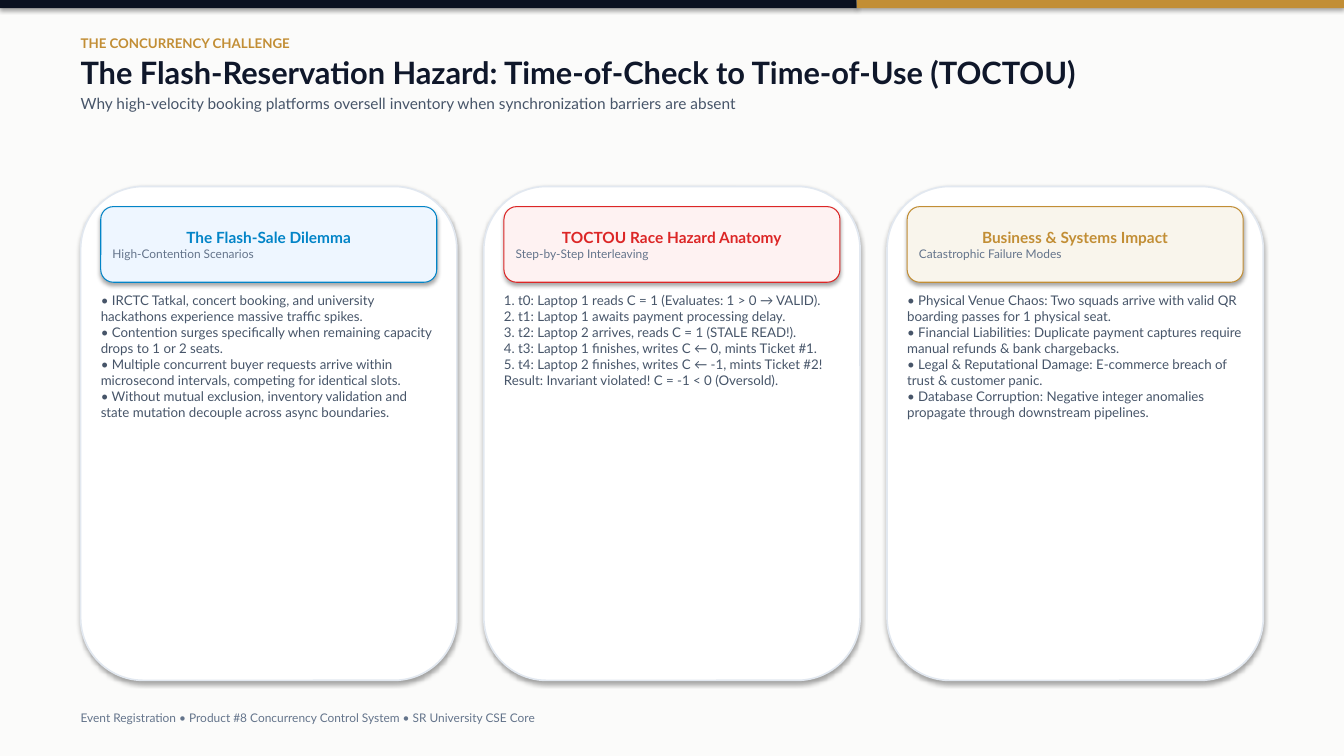
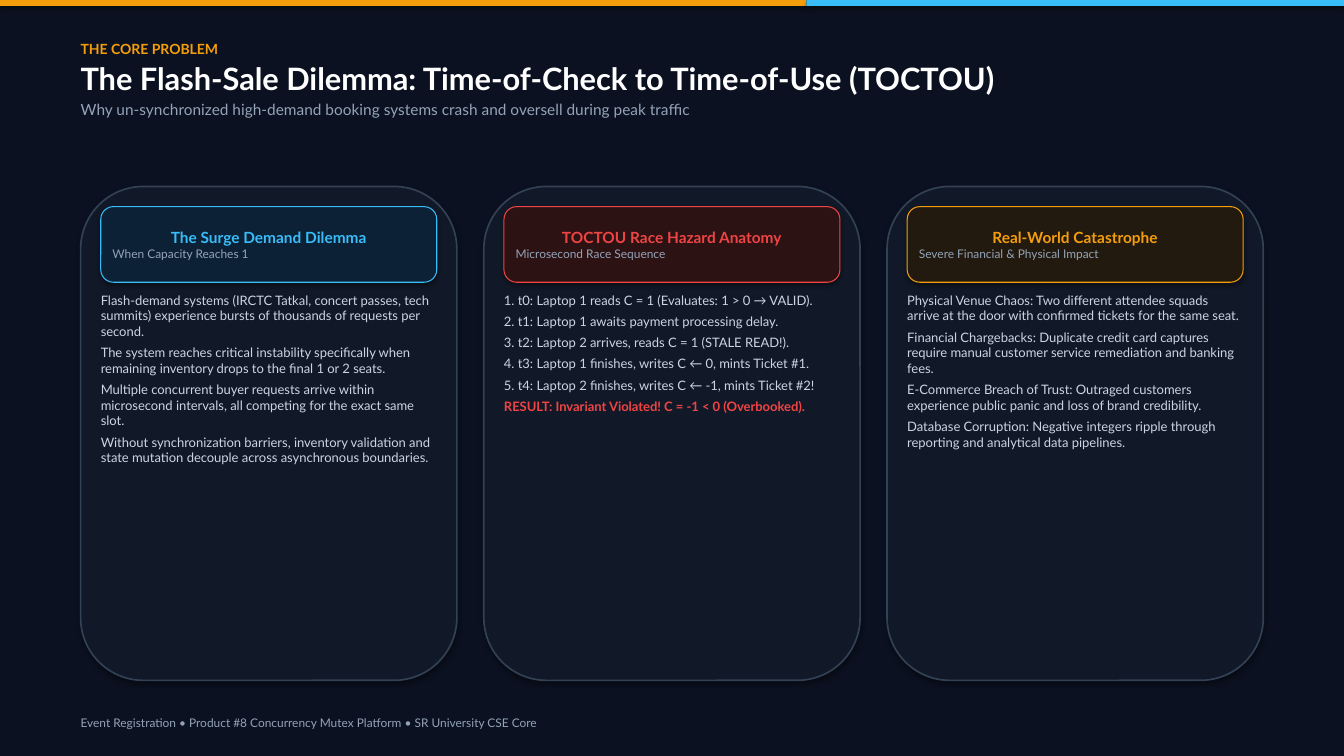
Before and after one commit to ShivaGanesh1080-ops/synnexa-os-concurrency, a slide deck: slide 2 of Event_Registration_OS_Product8_Presentation.pptx. Drawn at 1344x756 pixels with LibreOffice and Linux fonts; fonts in the diff are those of the drawing. Boxes give left, top, right and bottom in pixels: in the first picture for what was removed or moved away, otherwise in the second. Text is boxed around its words. In the diff, an @@ line names an element or a change of style, - is before the commit and + after.

Commit message:
feat(ppt): regenerate 10-slide obsidian luxury presentation deck matching web design system

```diff
--- a/Event_Registration_OS_Product8_Presentation.pptx
+++ b/Event_Registration_OS_Product8_Presentation.pptx
@@ rectangle at <box>0,0,1344,756</box>: fill #FBFBFA to #0B1120 @@
@@ rectangle: place and size @@
-rectangle at <box>0,0,857,8</box>
+rectangle at <box>0,0,807,6</box>
@@ rectangle at <box>0,0,807,6</box>: fill #0B1120 to #F59E0B @@
@@ rectangle: place and size @@
-rectangle at <box>857,0,1344,8</box>
+rectangle at <box>807,0,1344,6</box>
@@ rectangle at <box>807,0,1344,6</box>: fill #C28E35 to #38BDF8 @@
@@ text at <box>81,43,994,118</box>: text changed; text colour #475569 to #94A3B8 @@
-THE CONCURRENCY CHALLENGE
-The Flash-Reservation Hazard: Time-of-Check to Time-of-Use (TOCTOU)
-Why high-velocity booking platforms oversell inventory when synchronization barriers are absent
+THE CORE PROBLEM
+The Flash-Sale Dilemma: Time-of-Check to Time-of-Use (TOCTOU)
+Why un-synchronized high-demand booking systems crash and oversell during peak traffic
@@ fill #FFFFFF to #111827; outline #E2E8F0 1.2 pt to #334155 1.2 pt in 3 elements at <box>484,187,860,681</box>, <box>887,187,1263,681</box>, <box>81,187,457,681</box> @@
@@ rounded rectangle "The Surge Demand Dilemma" at <box>101,207,437,282</box>: fill #EEF6FF to #0C2136; outline #0284C7 0.75 pt to #38BDF8 0.75 pt @@
@@ rounded rectangle "TOCTOU Race Hazard Anatomy" at <box>504,207,840,282</box>: fill #FEF2F2 to #2D1214; outline #DC2626 0.75 pt to #EF4444 0.75 pt @@
@@ rounded rectangle "Real-World Catastrophe" at <box>907,207,1243,282</box>: fill #F9F5EC to #231A0F; outline #C28E35 0.75 pt to #F59E0B 0.75 pt @@
@@ text in rounded rectangle at <box>112,231,366,260</box>: text changed; size 8.5 to 11 pt; text colour #64748B to #38BDF8; bold on @@
-The Flash-Sale Dilemma
-High-Contention Scenarios
+The Surge Demand Dilemma
+When Capacity Reaches 1
@@ text in rounded rectangle at <box>562,231,782,246</box>: text colour #DC2626 to #EF4444 in "TOCTOU Race Hazard Anatomy" @@
@@ text in rounded rectangle at <box>919,231,1157,260</box>: text changed; text colour #64748B to #94A3B8 @@
-Business & Systems Impact
-Catastrophic Failure Modes
+Real-World Catastrophe
+Severe Financial & Physical Impact
@@ text in rounded rectangle at <box>516,249,665,260</box>: text changed; text colour #64748B to #94A3B8 @@
-Step-by-Step Interleaving
+Microsecond Race Sequence
@@ text at <box>101,295,430,464</box>: text changed; size 9.5 to 9.3 pt; text colour #475569 to #CBD5E1 @@
-• IRCTC Tatkal, concert booking, and university hackathons experience massive traffic spikes.
-• Contention surges specifically when remaining capacity drops to 1 or 2 seats.
-• Multiple concurrent buyer requests arrive within microsecond intervals, competing for identical slots.
-• Without mutual exclusion, inventory validation and state mutation decouple across async boundaries.
+Flash-demand systems (IRCTC Tatkal, concert passes, tech summits) experience bursts of thousands of requests per second.
+The system reaches critical instability specifically when remaining inventory drops to the final 1 or 2 seats.
+Multiple concurrent buyer requests arrive within microsecond intervals, all competing for the exact same slot.
+Without synchronization barriers, inventory validation and state mutation decouple across asynchronous boundaries.
@@ text at <box>504,295,814,413</box>: text changed; size 9.5 to 9.3 pt; text colour #475569 to #CBD5E1 @@
-1. t0: Laptop 1 reads C = 1 (Evaluates: 1 > 0 → VALID).
-2. t1: Laptop 1 awaits payment processing delay.
-3. t2: Laptop 2 arrives, reads C = 1 (STALE READ!).
-4. t3: Laptop 1 finishes, writes C ← 0, mints Ticket #1.
-5. t4: Laptop 2 finishes, writes C ← -1, mints Ticket #2!
-Result: Invariant violated! C = -1 < 0 (Oversold).
+1. t0: Laptop 1 reads C = 1 (Evaluates: 1 > 0 → VALID).
+2. t1: Laptop 1 awaits payment processing delay.
+3. t2: Laptop 2 arrives, reads C = 1 (STALE READ!).
+4. t3: Laptop 1 finishes, writes C ← 0, mints Ticket #1.
+5. t4: Laptop 2 finishes, writes C ← -1, mints Ticket #2!
+RESULT: Invariant Violated! C = -1 < 0 (Overbooked).
@@ text at <box>907,295,1238,450</box>: text changed; size 9.5 to 9.3 pt; text colour #475569 to #CBD5E1 @@
-• Physical Venue Chaos: Two squads arrive with valid QR boarding passes for 1 physical seat.
-• Financial Liabilities: Duplicate payment captures require manual refunds & bank chargebacks.
-• Legal & Reputational Damage: E-commerce breach of trust & customer panic.
-• Database Corruption: Negative integer anomalies propagate through downstream pipelines.
+Physical Venue Chaos: Two different attendee squads arrive at the door with confirmed tickets for the same seat.
+Financial Chargebacks: Duplicate credit card captures require manual customer service remediation and banking fees.
+E-Commerce Breach of Trust: Outraged customers experience public panic and loss of brand credibility.
+Database Corruption: Negative integers ripple through reporting and analytical data pipelines.
@@ text at <box>81,718,537,729</box>: text changed; text colour #64748B to #94A3B8 @@
-Event Registration • Product #8 Concurrency Control System • SR University CSE Core
+Event Registration • Product #8 Concurrency Mutex Platform • SR University CSE Core
```
Also in this commit, not shown: 8 other slides changed, 1 slide added, 1 slide removed, 10 other files.
